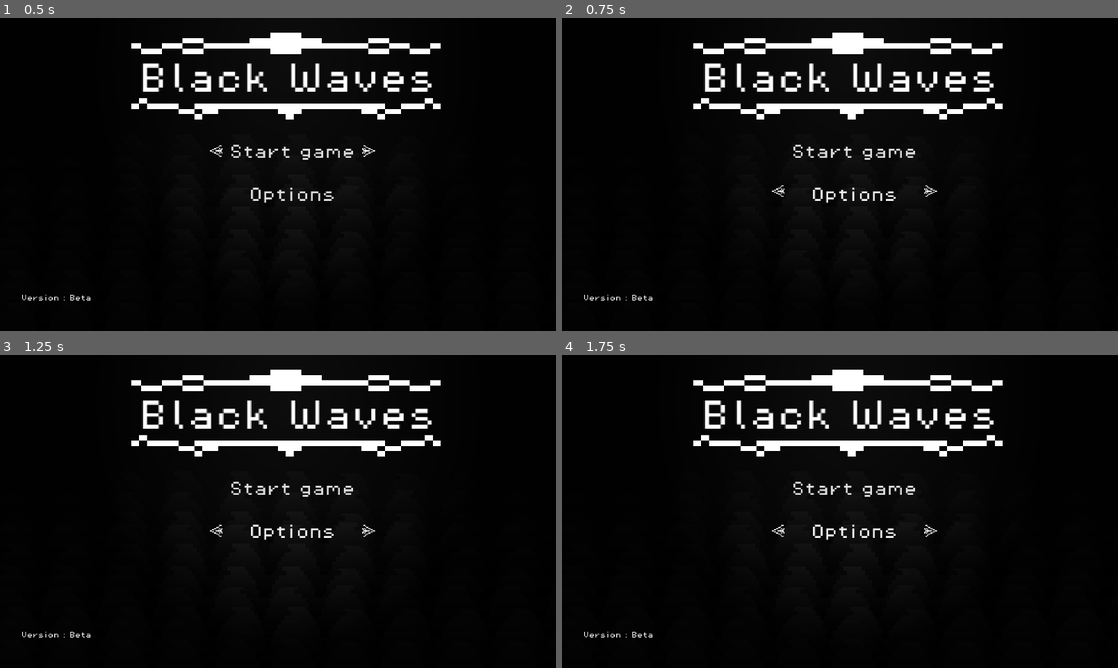
Above: before the commit, frames 1-4 (two rows, left to right).
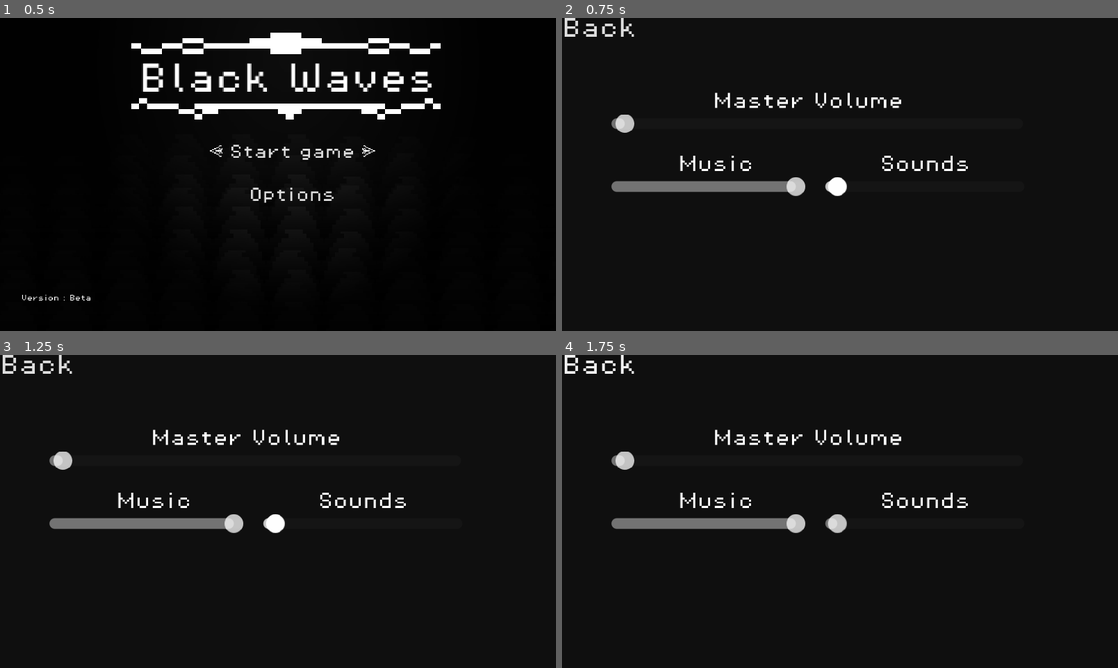
Above: after the commit, the same moments.

Repository: Cazik21/Blue_wave
Game: Godot game, scene res://scenes/tela_inicial.tscn
Two runs of this game, one before a commit and one after it. Both use one fixed random seed, a clock stepped at 60 frames per second and the inputs below.
Inputs (mouse positions are in pixels of both pictures, inside the frame that each line leads up to):
- Up to frame 1 (0.5 s): no input
- Up to frame 2 (0.75 s): click "Options" at 0.5 s
- Up to frame 3 (1.25 s): no input
- Up to frame 4 (1.75 s): click (600, 364) at 1.25 s, where only the run after the commit has a clickable "Back"

Frame 1 is identical in both runs. In frame 2, 7.5% of the frame differs, in the area x 0-80%, y 0-91%; in frame 3, 7.5%; in frame 4, 7.5%.
Error after the commit: Invalid access to property or key 'back' on a base object of type 'Node (messenger.gd)'. (res://scripts/options.gd:12)

Commit message:
Menu options

Diff:
--- /dev/null
+++ b/default_bus_layout.tres
@@ -0,0 +1,15 @@
+[gd_resource type="AudioBusLayout" format=3 uid="uid://cpw6vqyvyvvg3"]
+
+[resource]
+bus/1/name = &"Music"
+bus/1/solo = false
+bus/1/mute = false
+bus/1/bypass_fx = false
+bus/1/volume_db = 0.0
+bus/1/send = &"Master"
+bus/2/name = &"Sfx"
+bus/2/solo = false
+bus/2/mute = false
+bus/2/bypass_fx = false
+bus/2/volume_db = 0.0
+bus/2/send = &"Master"
--- a/prefabs/coraco.tscn
+++ b/prefabs/coraco.tscn
@@ -21,9 +21,11 @@
 [node name="Audio1" type="AudioStreamPlayer2D" parent="."]
 stream = ExtResource("4_nhfbc")
 volume_db = -8.0
+bus = &"Sfx"
 
 [node name="Audio2" type="AudioStreamPlayer2D" parent="."]
 stream = ExtResource("4_7cuib")
 volume_db = -8.0
+bus = &"Sfx"
 
 [connection signal="body_entered" from="." to="." method="_on_body_entered"]
--- a/prefabs/particles.tscn
+++ b/prefabs/particles.tscn
@@ -35,5 +35,6 @@
 
 [node name="AudioStreamPlayer2D" type="AudioStreamPlayer2D" parent="."]
 stream = ExtResource("3_b6v3i")
+bus = &"Sfx"
 
 [connection signal="timeout" from="Timer" to="." method="_on_timer_timeout"]
--- a/scenes/enemy.tscn
+++ b/scenes/enemy.tscn
@@ -181,3 +181,4 @@
 
 [node name="AudioStreamPlayer2D" type="AudioStreamPlayer2D" parent="."]
 stream = ExtResource("8_md484")
+bus = &"Sfx"
--- /dev/null
+++ b/scenes/options.tscn
@@ -0,0 +1,80 @@
+[gd_scene load_steps=4 format=3 uid="uid://dklutxx8sbh33"]
+
+[ext_resource type="Script" uid="uid://b8bkbrr864xd8" path="res://scripts/volume_slider.gd" id="1_c2u1v"]
+[ext_resource type="FontFile" uid="uid://c3kajmqfy11vh" path="res://assets/PixelOperator8.ttf" id="2_yjkok"]
+[ext_resource type="Script" uid="uid://dj78a75firwok" path="res://scripts/options.gd" id="3_2iy26"]
+
+[node name="Options" type="Control"]
+layout_mode = 3
+anchors_preset = 15
+anchor_right = 1.0
+anchor_bottom = 1.0
+grow_horizontal = 2
+grow_vertical = 2
+
+[node name="Master" type="HSlider" parent="."]
+layout_mode = 0
+offset_left = 37.0
+offset_top = 71.0
+offset_right = 345.0
+offset_bottom = 87.0
+script = ExtResource("1_c2u1v")
+bus_name = "Master"
+
+[node name="Label" type="Label" parent="Master"]
+layout_mode = 0
+offset_left = 76.0
+offset_top = -15.0
+offset_right = 262.0
+offset_bottom = 8.0
+scale = Vector2(0.8, 0.8)
+theme_override_fonts/font = ExtResource("2_yjkok")
+text = "Master Volume "
+
+[node name="Music" type="HSlider" parent="."]
+layout_mode = 0
+offset_left = 37.0
+offset_top = 118.0
+offset_right = 183.0
+offset_bottom = 134.0
+max_value = 1.0
+step = 0.01
+script = ExtResource("1_c2u1v")
+bus_name = "Music"
+
+[node name="Label" type="Label" parent="Music"]
+layout_mode = 0
+offset_left = 49.600006
+offset_top = -14.800003
+offset_right = 235.6
+offset_bottom = 8.199997
+scale = Vector2(0.8, 0.8)
+theme_override_fonts/font = ExtResource("2_yjkok")
+text = "Music"
+
+[node name="Sfx" type="HSlider" parent="."]
+layout_mode = 0
+offset_left = 197.0
+offset_top = 118.0
+offset_right = 346.0
+offset_bottom = 134.0
+script = ExtResource("1_c2u1v")
+bus_name = "Sfx"
+
+[node name="Label" type="Label" parent="Sfx"]
+layout_mode = 0
+offset_left = 40.600006
+offset_top = -14.800003
+offset_right = 226.6
+offset_bottom = 8.199997
+scale = Vector2(0.8, 0.8)
+theme_override_fonts/font = ExtResource("2_yjkok")
+text = "Sounds"
+
+[node name="Back" type="Button" parent="."]
+layout_mode = 0
+offset_right = 8.0
+offset_bottom = 8.0
+theme_override_fonts/font = ExtResource("2_yjkok")
+text = "Back"
+script = ExtResource("3_2iy26")
--- a/scenes/player.tscn
+++ b/scenes/player.tscn
@@ -54,9 +54,11 @@
 
 [node name="AudioStreamPlayer2D" type="AudioStreamPlayer2D" parent="."]
 stream = ExtResource("6_tuyoq")
+bus = &"Sfx"
 
 [node name="AudioStreamPlayer2D2" type="AudioStreamPlayer2D" parent="."]
 stream = ExtResource("7_fjrip")
 volume_db = -4.0
+bus = &"Sfx"
 
 [connection signal="body_entered" from="hurtbox" to="." method="_on_hurtbox_body_entered"]
--- a/scenes/tela_inicial.tscn
+++ b/scenes/tela_inicial.tscn
@@ -244,3 +244,4 @@
 color = Color(0.067437746, 0.06743774, 0.06743772, 1)
 
 [connection signal="pressed" from="Menu/Start" to="Menu/Start" method="_on_pressed"]
+[connection signal="pressed" from="Menu/Options" to="Menu/Options" method="_on_pressed"]
--- a/scripts/options.gd
+++ b/scripts/options.gd
@@ -9,4 +9,7 @@
 
 func _process(_delta: float) -> void:
 	if is_hovered():
-		Messenger.options_selecionado.emit()
+		Messenger.back.emit()
+
+func _on_pressed() -> void:
+	Messenger.tree.change_scene_to_file("res://scenes/options.tscn")
--- a/scripts/start.gd
+++ b/scripts/start.gd
@@ -11,6 +11,5 @@
 	if is_hovered():
 		Messenger.start_selecionado.emit()
 
-
 func _on_pressed() -> void:
-	get_tree().change_scene_to_file("res://scenes/world.tscn")
+	Messenger.tree.change_scene_to_file("res://scenes/world.tscn")
--- /dev/null
+++ b/scripts/volume_slider.gd
@@ -0,0 +1,14 @@
+extends HSlider
+
+@export var bus_name : String
+
+var bus_index
+
+func _ready() -> void:
+	bus_index = AudioServer.get_bus_index(bus_name)
+	value_changed.connect(_on_value_changed)
+
+	value = db_to_linear(AudioServer.get_bus_volume_db(bus_index))
+
+func _on_value_changed(value: float) -> void:
+	AudioServer.set_bus_volume_db(bus_index, linear_to_db(value))
Not shown, added: assets/WhatsApp Audio 2025-11-25 at 7.49.15 PM.mp3.import
Not shown: 1 places in scenes/tela_inicial.tscn that only renumber resources
Not shown, added: scripts/volume_slider.gd.uid
Not shown, added: assets/WhatsApp Audio 2025-11-25 at 7.49.15 PM.mp3
